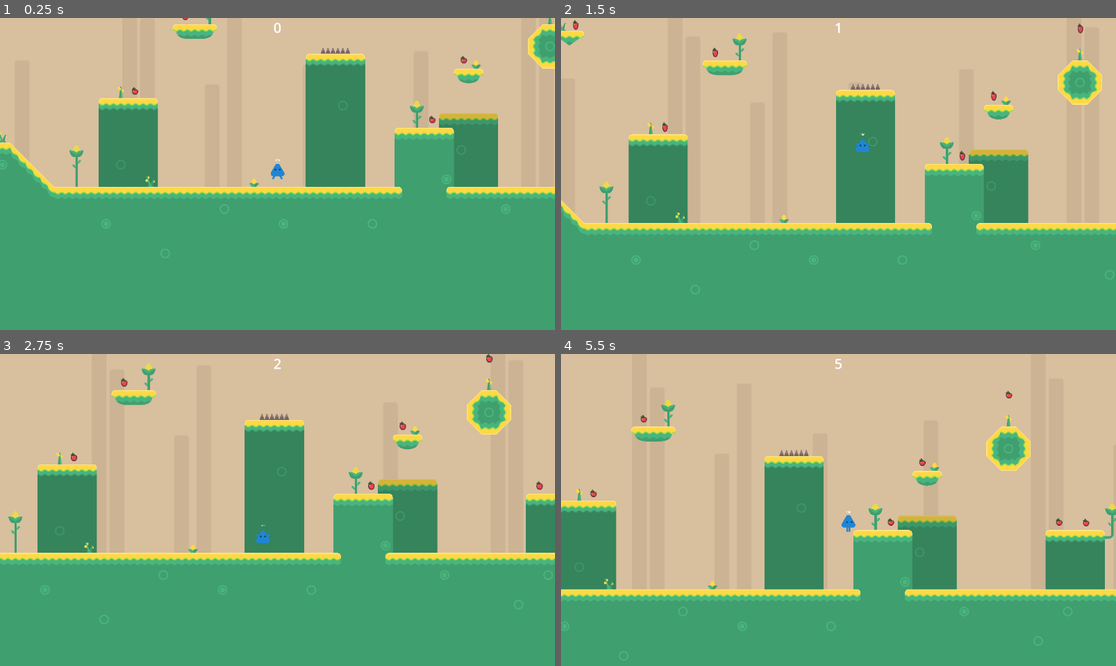
Above: before the commit, frames 1-4 (two rows, left to right).
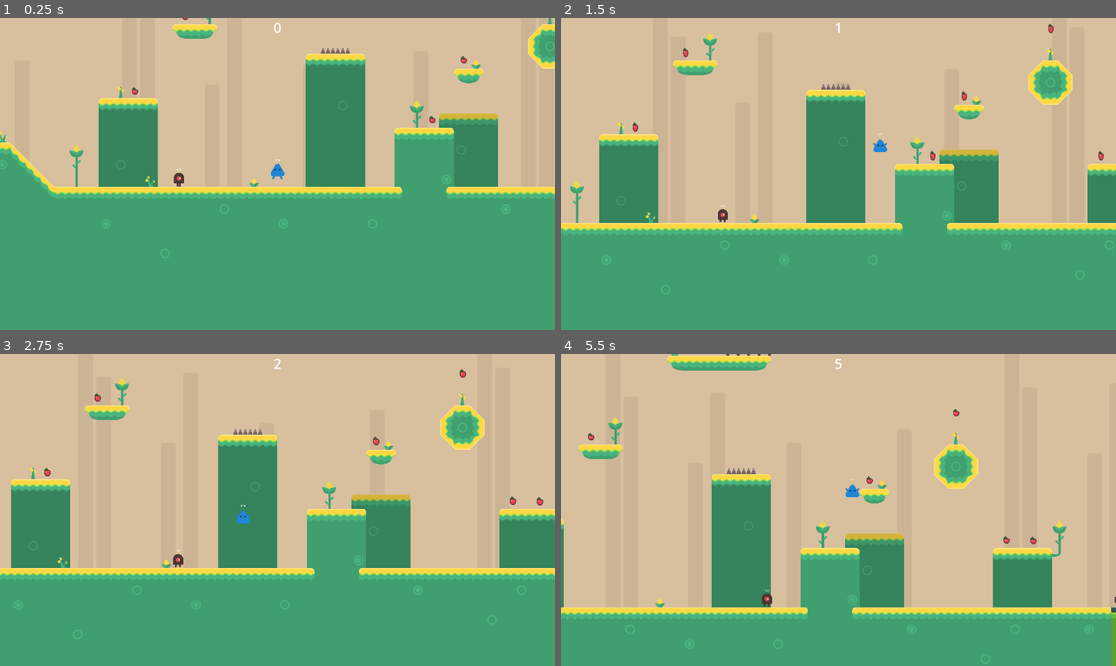
Above: after the commit, the same moments.

Repository: DanielMelnikoff/Alya_Dead_Cells
Game: Godot game, scene res://Scenes/map.tscn
Two runs of this game, one before a commit and one after it. Both use one fixed random seed, a clock stepped at 60 frames per second and the inputs below.
Inputs (mouse positions are in pixels of both pictures, inside the frame that each line leads up to):
- Up to frame 1 (0.25 s): no input
- Up to frame 2 (1.5 s): tap Enter (ui_accept) at 0.5, 0.77 s; move the mouse to (960, 158) at 0.52 s; hold Shift 0.53-1.28 s; hold D from 0.53 s (still down); click (960, 158) at 0.67 s; move the mouse to (727, 189) at 1.27 s; tap Shift at 1.35 s; click (727, 189) at 1.42 s
- Up to frame 3 (2.75 s): tap Enter (ui_accept) at 1.52 s; move the mouse to (333, 441) at 2.02 s; release D at 2.03 s; hold A from 2.03 s (still down); hold Shift from 2.03 s (still down); click (333, 441) at 2.17 s
- Up to frame 4 (5.5 s): move the mouse to (810, 572) at 2.77 s; release A at 2.78 s; release Shift at 2.78 s; hold D 2.78-4.28 s; tap Shift at 2.85, 4.35 s; click (810, 572) at 2.92 s; tap Enter (ui_accept) at 3.02, 3.77, 4.52 s; move the mouse to (1005, 556) at 3.52 s; hold Shift 3.53-4.28 s; click (1005, 556) at 3.67 s; move the mouse to (672, 463) at 4.27 s; hold A 4.28-5.03 s; click (672, 463) at 4.42 s; move the mouse to (866, 510) at 5.02 s; hold D from 5.03 s (still down); hold Shift from 5.03 s (still down); click (866, 510) at 5.17 s

The runs differ from the first frame. In frame 1, less than 0.1% of the frame differs, in the area x 31-34%, y 48-55%; in frame 2, 16%; in frame 3, 22%; in frame 4, 30%, in the area x 0-100%, y 0-100%.

Commit message:
v-alpha-1.0

Diff:
--- a/Scenes/enemy.tscn
+++ b/Scenes/enemy.tscn
@@ -2,6 +2,7 @@
 
 [ext_resource type="Script" uid="uid://ck6u2dv1pj15h" path="res://Scripts/enemy_2d.gd" id="1_1f0kj"]
 [ext_resource type="Texture2D" uid="uid://bv6t1o2216xaq" path="res://Sprites/Enemies/enemyWalking_1.png" id="2_287tu"]
+[ext_resource type="PackedScene" uid="uid://dqi22n03nny0g" path="res://Scenes/health.tscn" id="2_0830c"]
 [ext_resource type="Texture2D" uid="uid://d3gy736v8jo3v" path="res://Sprites/Enemies/enemyWalking_2.png" id="3_0830c"]
 [ext_resource type="Texture2D" uid="uid://c51lbfockugyk" path="res://Sprites/Enemies/enemyWalking_3.png" id="4_ghaa6"]
 
@@ -50,8 +51,12 @@
 [sub_resource type="CircleShape2D" id="CircleShape2D_0830c"]
 radius = 32.06244
 
-[node name="Enemy2D" type="CharacterBody2D" unique_id=632468046]
+[sub_resource type="LabelSettings" id="LabelSettings_0830c"]
+font_size = 24
+
+[node name="Enemy2D" type="CharacterBody2D" unique_id=632468046 groups=["enemy"]]
 script = ExtResource("1_1f0kj")
+heal = ExtResource("2_0830c")
 
 [node name="VisionArea" type="Area2D" parent="." unique_id=1311541155]
 scale = Vector2(1.5, 1.5)
@@ -66,6 +71,7 @@
 shape = SubResource("CircleShape2D_287tu")
 
 [node name="Timer" type="Timer" parent="." unique_id=327610470]
+wait_time = 0.2
 autostart = true
 
 [node name="AnimatedSprite2D" type="AnimatedSprite2D" parent="." unique_id=1104240749]
@@ -80,6 +86,16 @@
 position = Vector2(-2, 19)
 shape = SubResource("CircleShape2D_0830c")
 
+[node name="Label" type="Label" parent="." unique_id=416661288]
+offset_left = -101.0
+offset_top = -113.0
+offset_right = 98.0
+offset_bottom = -79.0
+text = "120"
+label_settings = SubResource("LabelSettings_0830c")
+horizontal_alignment = 1
+vertical_alignment = 1
+
 [connection signal="body_entered" from="VisionArea" to="." method="_on_vision_area_body_entered"]
 [connection signal="body_exited" from="VisionArea" to="." method="_on_vision_area_body_exited"]
 [connection signal="timeout" from="Timer" to="." method="_on_attack_timer_timeout"]
--- a/Scenes/health.tscn
+++ b/Scenes/health.tscn
@@ -1,7 +1,7 @@
 [gd_scene format=3 uid="uid://dqi22n03nny0g"]
 
 [ext_resource type="Texture2D" uid="uid://c5fndw5wbwvfg" path="res://Sprites/Apple.png" id="1_14o4j"]
-[ext_resource type="Script" uid="uid://dli1vumkaalcw" path="res://Scenes/health.gd" id="2_aswr4"]
+[ext_resource type="Script" uid="uid://dli1vumkaalcw" path="res://Scripts/health.gd" id="2_aswr4"]
 
 [sub_resource type="CircleShape2D" id="CircleShape2D_aswr4"]
 radius = 38.0
@@ -136,7 +136,7 @@
 "speed": 16.0
 }]
 
-[node name="Node2D" type="Node2D" unique_id=677922561 groups=["health"]]
+[node name="Health" type="Node2D" unique_id=677922561 groups=["health"]]
 script = ExtResource("2_aswr4")
 
 [node name="Area2D" type="Area2D" parent="." unique_id=748796846]
--- a/Scenes/map.tscn
+++ b/Scenes/map.tscn
@@ -8,6 +8,7 @@
 [ext_resource type="PackedScene" uid="uid://cw14sbpl7ar88" path="res://Scenes/bigdamageobject.tscn" id="6_np2xp"]
 [ext_resource type="PackedScene" uid="uid://djfuri6k5bp17" path="res://Scenes/player.tscn" id="6_w7jjh"]
 [ext_resource type="PackedScene" uid="uid://dqi22n03nny0g" path="res://Scenes/health.tscn" id="9_4c2oa"]
+[ext_resource type="PackedScene" uid="uid://eo3mjcgdyr32" path="res://Scenes/enemy.tscn" id="9_olcgw"]
 
 [node name="Node2D" type="Node2D" unique_id=65393375]
 script = ExtResource("1_6q3n4")
@@ -440,3 +441,6 @@
 
 [node name="Node2D91" parent="." unique_id=525452043 instance=ExtResource("9_4c2oa")]
 position = Vector2(-13296, -2111)
+
+[node name="Enemy2D" parent="." unique_id=632468046 instance=ExtResource("9_olcgw")]
+position = Vector2(-910, -79)
--- a/Scenes/player.tscn
+++ b/Scenes/player.tscn
@@ -8,7 +8,10 @@
 [ext_resource type="Texture2D" uid="uid://dxcigci08d3e1" path="res://Sprites/Player Blue/playerBlue_roll.png" id="6_f1ek2"]
 [ext_resource type="Texture2D" uid="uid://dkf5ud5jxlliy" path="res://Sprites/Player Blue/playerBlue_walk1.png" id="6_h4iuc"]
 [ext_resource type="Texture2D" uid="uid://cqe7wuqhqudo8" path="res://Sprites/Player Blue/playerBlue_walk2.png" id="7_fd4e3"]
+[ext_resource type="Texture2D" uid="uid://3aj2lsrov2ik" path="res://Sprites/Player Blue/playerBlue_roll1.png" id="7_pu2lt"]
 [ext_resource type="Texture2D" uid="uid://ccmsmocvmo1wg" path="res://Sprites/Player Blue/playerBlue_walk3.png" id="8_qqcod"]
+[ext_resource type="Texture2D" uid="uid://b4mrulrbiy1by" path="res://Sprites/Player Blue/playerBlue_roll3.png" id="8_ukyrk"]
+[ext_resource type="Texture2D" uid="uid://b4gkh5jlqi1e2" path="res://Sprites/Player Blue/playerBlue_roll2.png" id="9_7dp3o"]
 
 [sub_resource type="CapsuleShape2D" id="CapsuleShape2D_2ooml"]
 radius = 65.0
@@ -44,10 +47,19 @@
 "frames": [{
 "duration": 1.0,
 "texture": ExtResource("6_f1ek2")
+}, {
+"duration": 1.0,
+"texture": ExtResource("7_pu2lt")
+}, {
+"duration": 1.0,
+"texture": ExtResource("8_ukyrk")
+}, {
+"duration": 1.0,
+"texture": ExtResource("9_7dp3o")
 }],
 "loop": true,
 "name": &"roll",
-"speed": 5.0
+"speed": 4.0
 }, {
 "frames": [{
 "duration": 1.0,
@@ -68,8 +80,8 @@
 }]
 
 [sub_resource type="CapsuleShape2D" id="CapsuleShape2D_f1ek2"]
-radius = 67.0
-height = 140.0
+radius = 168.0
+height = 336.0
 
 [node name="Player" type="CharacterBody2D" unique_id=1011022873 groups=["player"]]
 z_index = 100
@@ -106,7 +118,7 @@
 position = Vector2(0, -44.000004)
 scale = Vector2(2.7222223, 2.7222223)
 sprite_frames = SubResource("SpriteFrames_j2wod")
-animation = &"idle"
+animation = &"roll"
 speed_scale = 2.0
 
 [node name="PickupArea" type="Area2D" parent="." unique_id=1803549317]
@@ -116,4 +128,8 @@
 shape = SubResource("CapsuleShape2D_f1ek2")
 
 [node name="HealthDecayTimer" type="Timer" parent="." unique_id=1131824366]
+wait_time = 0.5
 autostart = true
+
+[connection signal="body_entered" from="PickupArea" to="." method="_on_pickup_area_body_entered"]
+[connection signal="body_exited" from="PickupArea" to="." method="_on_pickup_area_body_exited"]
--- a/Scripts/character_body_2d.gd
+++ b/Scripts/character_body_2d.gd
@@ -2,9 +2,12 @@
 
 const SPEED = 500.0
 const JUMP_VELOCITY = -900
+
 var HP = 100
+var damage = 30
 var jumpable = true
 var damagable = true
+var enemy = null
 
 @onready var animated_sprite: AnimatedSprite2D = $AnimatedSprite2D
 var current_animation: String = ""
@@ -46,11 +49,19 @@
 
 	if Input.is_key_pressed(KEY_D):
 		velocity.x = SPEED
+		if Input.is_key_pressed(KEY_SHIFT):
+			velocity.x = SPEED*2
 	elif Input.is_key_pressed(KEY_A):
 		velocity.x = -SPEED
+		if Input.is_key_pressed(KEY_SHIFT):
+			velocity.x = -SPEED*2
 	else:
 		if damagable:
 			velocity.x = 0
+
+	if enemy and enemy.damagable and Input.is_mouse_button_pressed(MOUSE_BUTTON_LEFT):
+		enemy.take_damage(damage)
+
 
 	move_and_slide()
 
@@ -68,6 +79,8 @@
 
 	if not is_on_floor():
 		new_animation = "jump"
+	elif Input.is_key_pressed(KEY_SHIFT):
+		new_animation = "roll"
 	elif direction != 0:
 		new_animation = "walk"
 	else:
@@ -87,15 +100,24 @@
 func _on_area_entered(area: Area2D):
 	if area.get_parent().is_in_group("health"):
 		var hp_label = get_node("Camera2D/HP")
-		var current_hp = int(hp_label.text)
-		var hp_after = str(current_hp+20)
-		hp_label.text=hp_after
+		await get_tree().create_timer(0.2).timeout
+		HP += 15
+		damage += 2
+		hp_label.text=str(HP)
 		area.get_parent().queue_free()
 
 #каждые 2 секунды отнимает хп
 
 func _on_health_decay_timeout():
-	var current_HP = int($Camera2D/HP.text)
-	if current_HP > 100:
-		current_HP -= 2
-		$Camera2D/HP.text = str(current_HP)
+	if HP > 100:
+		HP -= 1
+		$Camera2D/HP.text = str(HP)
+
+func _on_pickup_area_body_entered(body):
+	if body.is_in_group("enemy"):
+		enemy = body
+
+
+func _on_pickup_area_body_exited(body):
+	if body == enemy:
+		enemy = null
--- a/Scripts/enemy_2d.gd
+++ b/Scripts/enemy_2d.gd
@@ -5,6 +5,9 @@
 
 var gravity = ProjectSettings.get_setting("physics/2d/default_gravity")
 var target_player = null
+var HP = 120
+var damagable = true
+@export var heal: PackedScene
 
 @onready var animated_sprite: AnimatedSprite2D = $AnimatedSprite2D
 var current_animation: String = ""
@@ -49,6 +52,21 @@
 	elif direction < 0:
 		animated_sprite.flip_h = true
 
+func take_damage(amount):
+	HP-=amount
+	$Label.text = str(HP)
+	print(HP)
+	if HP<=0:
+		die()
+	damagable = false
+	await get_tree().create_timer(0.2).timeout
+	damagable = true
+
+func die():
+	var health = heal.instantiate()
+	health.global_position = global_position
+	get_parent().add_child(health)
+	queue_free()
 
 func _on_vision_area_body_entered(body):
 	if body.is_in_group("player"):
@@ -64,5 +82,5 @@
 	var overlapping_bodies = $DamageArea.get_overlapping_bodies()
 	for body in overlapping_bodies:
 		if body.is_in_group("player"):
-			body._take_damage(15, global_position)
+			body._take_damage(5, global_position)
 			$Timer.start()
--- a/Scripts/timer.gd
+++ b/Scripts/timer.gd
@@ -24,10 +24,8 @@
 		var enemy = enemy_scene.instantiate()
 
 		var side = 1 if randf() > 0.5 else -1
-		var distance = randf_range(2000.0, 2000.0)
+		var distance = randf_range(1000.0, 2000.0)
 		var offset_x = side * distance
 
-		var offset_y = randf_range(30.0, 60.0)
-
-		enemy.global_position = player.global_position + Vector2(offset_x, offset_y)
+		enemy.global_position = player.global_position + Vector2(offset_x, -400)
 		add_child(enemy)
--- a/Sprites/maptileset.tres
+++ b/Sprites/maptileset.tres
@@ -1,6 +1,6 @@
 [gd_resource type="TileSet" format=3 uid="uid://blh05mjjkk5y1"]
 
-[ext_resource type="Texture2D" uid="uid://bmumioqifcmnb" path="res://Scenes/tilesheet_complete_2X.png" id="1_lkigx"]
+[ext_resource type="Texture2D" uid="uid://bmumioqifcmnb" path="res://Sprites/tilesheet_complete_2X.png" id="1_lkigx"]
 
 [sub_resource type="TileSetAtlasSource" id="TileSetAtlasSource_26yhd"]
 texture = ExtResource("1_lkigx")
--- a/project.godot
+++ b/project.godot
@@ -23,6 +23,7 @@
 [global_group]
 
 health=""
+enemy=""
 
 [physics]
 
Empty file removed: Scenes/animations.gd
Empty file added: Scripts/animations.gd
Renamed: Scenes/animations.gd.uid -> Scripts/animations.gd.uid
Renamed: Scenes/health.gd -> Scripts/health.gd
Renamed: Scenes/health.gd.uid -> Scripts/health.gd.uid
Binary file added: Sprites/Player Blue/playerBlue_roll1.png
Not shown, changed: Sprites/Player Blue/playerBlue_roll1.png.import
Binary file added: Sprites/Player Blue/playerBlue_roll2.png
Not shown, added: Sprites/Player Blue/playerBlue_roll2.png.import
Binary file added: Sprites/Player Blue/playerBlue_roll3.png
Not shown, added: Sprites/Player Blue/playerBlue_roll3.png.import
Renamed: Scenes/tilesheet_complete_2X.png -> Sprites/tilesheet_complete_2X.png
(and 1 more such lines)
